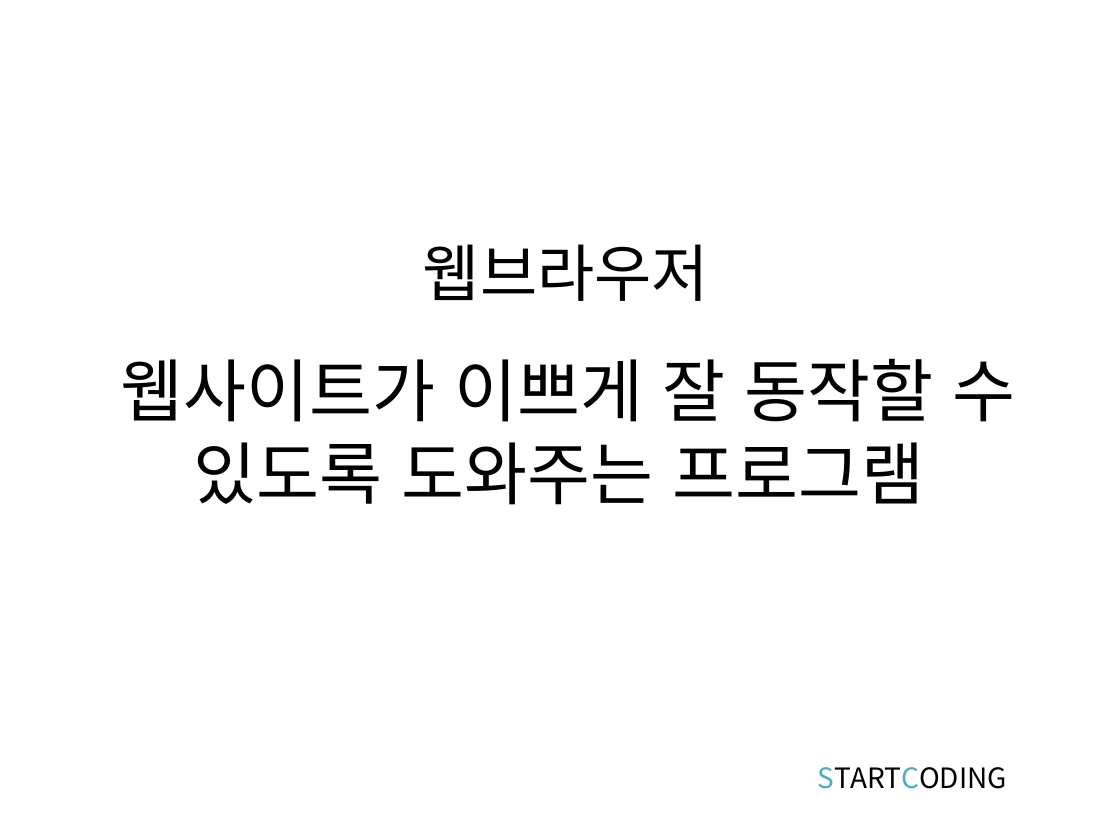
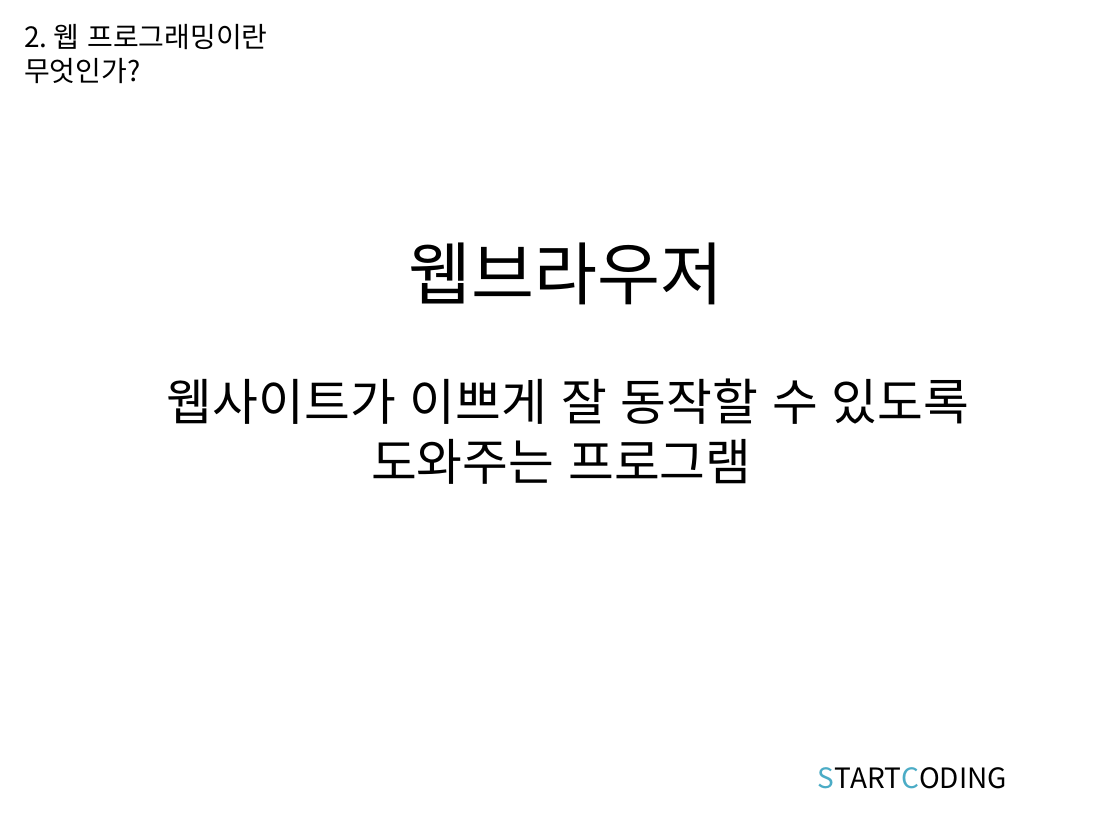
Before and after one commit to kwonkijun/web, a slide deck: slide 14 of 프론트엔드기초(PPT)/웹프로그래밍 1강_강의소개.pptx (slide 9 before the commit). Drawn at 1120x840 pixels with LibreOffice and Linux fonts; fonts in the diff are those of the drawing. Boxes give left, top, right and bottom in pixels: in the first picture for what was removed or moved away, otherwise in the second. Text is boxed around its words. In the diff, an @@ line names an element or a change of style, - is before the commit and + after.

```diff
--- a/프론트엔드기초(PPT)/웹프로그래밍 1강_강의소개.pptx
+++ b/프론트엔드기초(PPT)/웹프로그래밍 1강_강의소개.pptx
@@ text added at bbox=[24, 24, 267, 83], 18 pt, text #000000 @@
+2. 웹 프로그래밍이란 무엇인가?
@@ text "웹브라우저" at bbox=[408, 242, 723, 305]: size 40 to 44 pt @@
@@ title "웹사이트가 이쁘게 잘 동작할 수 ..." at bbox=[167, 378, 969, 484]: size 44 to 32 pt @@
```
Also in this commit, not shown: 12 other slides changed, 1 slide added, 27 other files.
